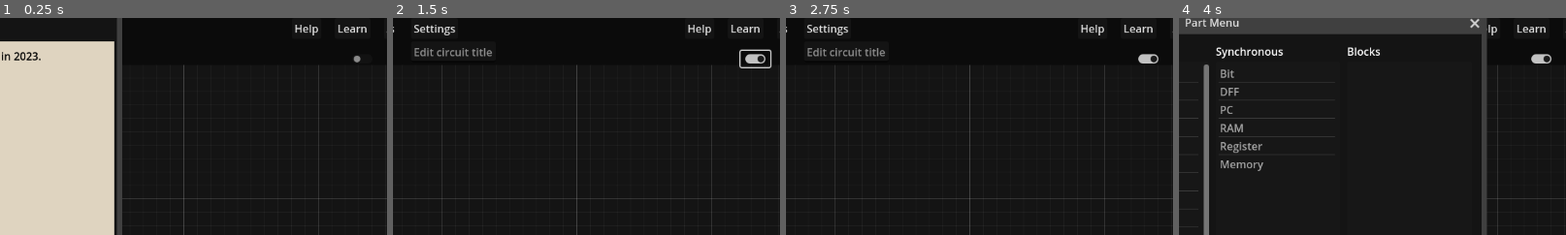
Above: before the commit, frames 1-4 (left to right).
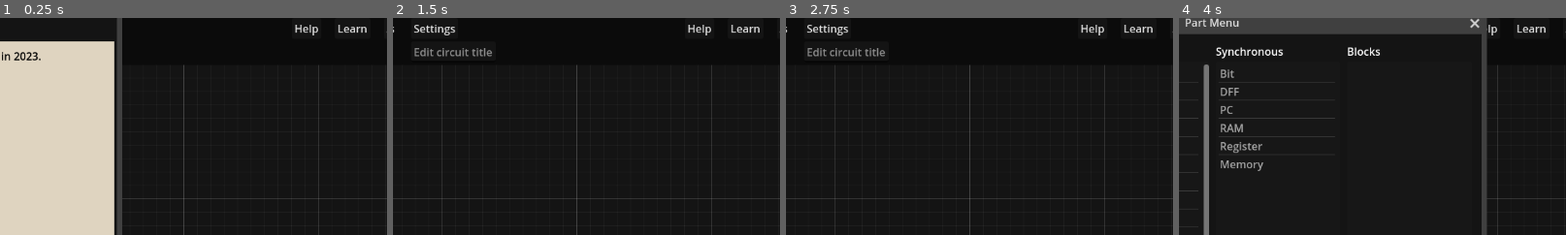
Above: after the commit, the same moments.

Repository: andrew-wilkes/logic-simulator-2
Game: Godot game, scene res://main.tscn
The game is run twice, just before and just after one commit, with the same random seed, the same clock (stepped at 60 frames per second) and the same inputs.
Inputs (mouse positions are % of the whole screen's width and height, from its top left):
- Up to frame 1 (0.25 s): no input
- Up to frame 2 (1.5 s): click (53, 8) at 0.52 s; type "Alex" at 0.6 s; click (92, 9) at 1.27 s
- Up to frame 3 (2.75 s): click "New" at 2 s
- Up to frame 4 (4 s): click "New" at 2.75 s; click "Parts" at 3.5 s
The pictures show only the part of the screen within x 46-96%, y 0-50%; the shares and areas given below are measured in that part.

The runs differ from the first frame. In frame 1, less than 0.1% of the frame differs, in the area x 91-94%, y 17-21%; in frame 2, 0.4%, in the area x 89-98%, y 14-24%; in frame 3, 0.2%; in frame 4, 0.2%.

Commit message:
Fix crash with Custom Popup

Diff:
--- a/src/autoloads/global.gd
+++ b/src/autoloads/global.gd
@@ -4,6 +4,7 @@
 
 var settings
 var warning
+var message_panel
 
 func _init():
 	settings = Settings.new()
--- a/src/classes/test_circuit.gd
+++ b/src/classes/test_circuit.gd
@@ -166,7 +166,8 @@
 			else:
 				repetitive_tasks.clear()
 		"echo":
-			G.notify_user(task[1])
+			if G.message_panel:
+				G.message_panel.show_message(task[1])
 
 
 func get_pin_value(pin: String):
--- a/src/parts/Keyboard.gd
+++ b/src/parts/Keyboard.gd
@@ -7,6 +7,12 @@
 func _init():
 	order = 0
 	category = UTILITY
+
+
+func _ready():
+	super()
+	# This node will display echo messages from tester
+	G.message_panel = self
 
 
 func _on_chars_text_changed(new_text):
@@ -24,3 +30,14 @@
 func _unhandled_key_input(event):
 	if not event.pressed:
 		update_output_value(RIGHT, OUT, 0)
+
+
+func show_message(msg):
+	$Message.text = msg
+	await get_tree().create_timer(5.0).timeout
+	$Message.text = ""
+	size.x = 0
+
+
+func _on_tree_exiting():
+	G.message_panel = null
--- a/src/parts/Keyboard.tscn
+++ b/src/parts/Keyboard.tscn
@@ -6,7 +6,7 @@
 offset_left = 32.0
 offset_top = 22.0
 offset_right = 166.0
-offset_bottom = 141.0
+offset_bottom = 133.0
 mouse_filter = 1
 title = "Keyboard"
 slot/0/left_enabled = false
@@ -27,6 +27,15 @@
 slot/1/right_color = Color(1, 1, 0, 1)
 slot/1/right_icon = null
 slot/1/draw_stylebox = true
+slot/2/left_enabled = false
+slot/2/left_type = 0
+slot/2/left_color = Color(1, 1, 1, 1)
+slot/2/left_icon = null
+slot/2/right_enabled = false
+slot/2/right_type = 0
+slot/2/right_color = Color(1, 1, 1, 1)
+slot/2/right_icon = null
+slot/2/draw_stylebox = true
 script = ExtResource("3_78smo")
 
 [node name="HB" type="HBoxContainer" parent="."]
@@ -43,8 +52,14 @@
 text = "out"
 horizontal_alignment = 2
 
+[node name="Message" type="Label" parent="."]
+modulate = Color(0, 1, 0, 1)
+layout_mode = 2
+
 [node name="Tag" type="LineEdit" parent="."]
+visible = false
 layout_mode = 2
 expand_to_text_length = true
 
+[connection signal="tree_exiting" from="." to="." method="_on_tree_exiting"]
 [connection signal="text_changed" from="HB/Chars" to="." method="_on_chars_text_changed"]
--- a/src/scenes/CustomPopup.gd
+++ b/src/scenes/CustomPopup.gd
@@ -35,10 +35,10 @@
 	sizing_x = false
 	sizing_y = false
 	if get_local_mouse_position().x > size.x - $M.get("theme_override_constants/margin_right"):
-		mouse_default_cursor_shape = Control.CURSOR_HSIZE
+		mouse_default_cursor_shape = CURSOR_HSIZE
 		sizing_x = true
 	elif get_local_mouse_position().y > size.y - $M.get("theme_override_constants/margin_bottom"):
-		mouse_default_cursor_shape = Control.CURSOR_VSIZE
+		mouse_default_cursor_shape = CURSOR_VSIZE
 		sizing_y = true
 
 
@@ -55,11 +55,12 @@
 
 
 func _on_title_mouse_entered():
-	mouse_default_cursor_shape = Control.CURSOR_CROSS
+	mouse_default_cursor_shape = CURSOR_CROSS
 
 
 func _on_title_mouse_exited():
-	mouse_default_cursor_shape = CURSOR_ARROW
+	# This causes crashes if placed here:
+	# mouse_default_cursor_shape = CURSOR_ARROW
 	initial_mouse_position = Vector2.ZERO
 
 
--- a/src/scenes/TestRunner.tscn
+++ b/src/scenes/TestRunner.tscn
@@ -85,9 +85,6 @@
 layout_mode = 2
 text = "Close"
 
-[node name="LineEdit" type="LineEdit" parent="M/VB/HB"]
-layout_mode = 2
-
 [connection signal="gui_input" from="M" to="." method="_on_margin_container_gui_input"]
 [connection signal="mouse_entered" from="M" to="." method="_on_margin_container_mouse_entered"]
 [connection signal="mouse_exited" from="M" to="." method="_on_margin_container_mouse_exited"]
--- a/src/scenes/schematic.gd
+++ b/src/scenes/schematic.gd
@@ -654,7 +654,6 @@
 
 
 func run_test():
-	$C2/Check.button_pressed = not $C2/Check.button_pressed
 	busy = true
 	while true:
 		if tester.test_step == tester.tasks.size():
--- a/src/scenes/schematic.tscn
+++ b/src/scenes/schematic.tscn
@@ -42,14 +42,6 @@
 offset_top = 0.0
 offset_bottom = 369.0
 
-[node name="C2" type="CanvasLayer" parent="."]
-
-[node name="Check" type="CheckButton" parent="C2"]
-offset_left = 1043.0
-offset_top = 49.0
-offset_right = 1087.0
-offset_bottom = 73.0
-
 [connection signal="scroll_offset_changed" from="." to="." method="_on_scroll_offset_changed"]
 [connection signal="play" from="C/TestRunner" to="." method="_on_test_runner_play"]
 [connection signal="reset" from="C/TestRunner" to="." method="_on_test_runner_reset"]
--- a/src/scenes/view_parts.gd
+++ b/src/scenes/view_parts.gd
@@ -66,7 +66,6 @@
 	var y = GAP
 	var row_height = 0
 	for part_name in Parts.names:
-		prints("Added:", part_name)
 		var part: GraphNode = Parts.scenes[part_name].instantiate()
 		part.position_offset = Vector2(x, y)
 		part.controller = self
